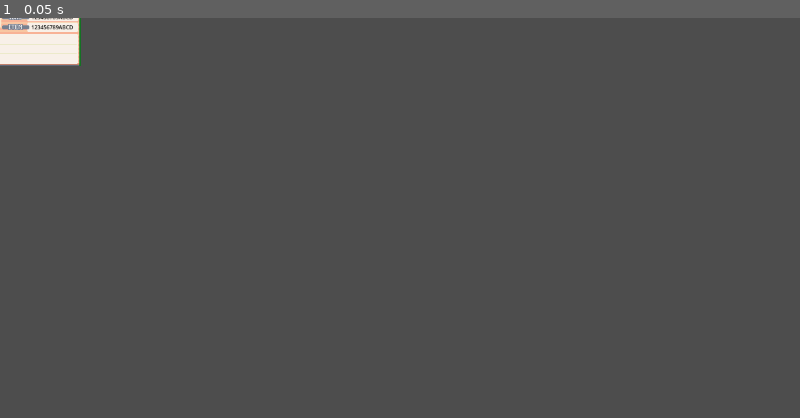
Above: before the commit, frame 1.
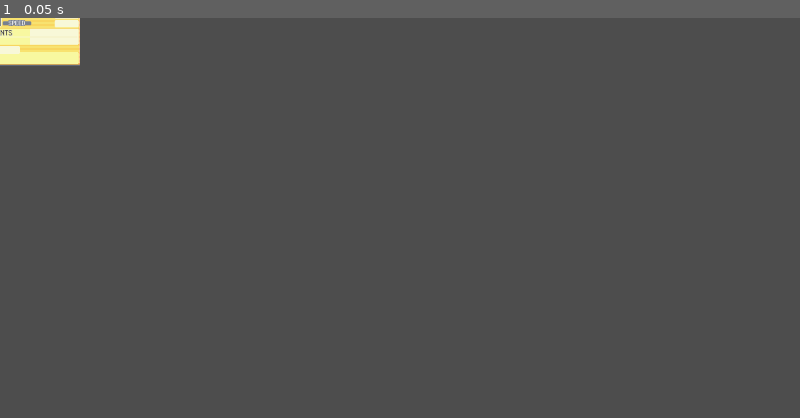
Above: after the commit, the same moment.

Repository: marinho112/pokemon
Game: Godot game, scene res://Nodes/Menus/menu_pokemon.tscn
Same seed, same stepped clock (60 frames per second), same inputs: the game is played once before the commit and once after it. This scene is started directly instead of the project's main scene.
Inputs:
- Up to frame 1 (0.05 s): no input

The runs differ from the first frame. In frame 1, 0.9% of the frame differs, in the area x 0-11%, y 0-12%.

Commit message:
menu_atributos

Diff:
--- /dev/null
+++ b/Nodes/Menus/menu_pokemon.tres
@@ -0,0 +1,7 @@
+[gd_resource type="AtlasTexture" load_steps=2 format=3 uid="uid://dt7btrmiyw02"]
+
+[ext_resource type="Texture2D" uid="uid://bwx2ervlayqsf" path="res://assets/menus/Pokemon Summary Menu.png" id="1_xox76"]
+
+[resource]
+atlas = ExtResource("1_xox76")
+region = Rect2(2, 181.5, 240, 143.5)
--- a/Nodes/Menus/menu_pokemon.tscn
+++ b/Nodes/Menus/menu_pokemon.tscn
@@ -1,17 +1,18 @@
-[gd_scene load_steps=14 format=3 uid="uid://cljxqhswaew5w"]
+[gd_scene load_steps=15 format=3 uid="uid://cljxqhswaew5w"]
 
 [ext_resource type="Texture2D" uid="uid://bwx2ervlayqsf" path="res://assets/menus/Pokemon Summary Menu.png" id="1_f76mv"]
 [ext_resource type="Script" path="res://Scripts/Menus/menu_pokemon.gd" id="1_o0vbi"]
 [ext_resource type="Texture2D" uid="uid://c4w054i0bbo2s" path="res://assets/menus/recursos/gender.png" id="2_cysit"]
 [ext_resource type="Texture2D" uid="uid://o0rw0miyrnht" path="res://Nodes/TileSets/atlas_texture_Tipos.tres" id="2_kinnj"]
-[ext_resource type="Texture2D" uid="uid://dc5c0icrf3s8h" path="res://assets/menus/subFundo242x144.png" id="2_rolfi"]
+[ext_resource type="Texture2D" uid="uid://bmnx4dlcafmye" path="res://assets/menus/subFundo240x144.png" id="2_kmlsk"]
+[ext_resource type="Texture2D" uid="uid://dt7btrmiyw02" path="res://Nodes/Menus/menu_pokemon.tres" id="3_5y78h"]
 [ext_resource type="Texture2D" uid="uid://bd720306al17j" path="res://assets/pokemons/Pokemon 1st 3rd Generation.png" id="4_pio8x"]
 
-[sub_resource type="AtlasTexture" id="AtlasTexture_ampss"]
+[sub_resource type="StyleBoxEmpty" id="StyleBoxEmpty_c280g"]
+
+[sub_resource type="AtlasTexture" id="AtlasTexture_4sa13"]
 atlas = ExtResource("1_f76mv")
-region = Rect2(2, 181, 242, 144)
-
-[sub_resource type="StyleBoxEmpty" id="StyleBoxEmpty_c280g"]
+region = Rect2(248.5, 241.5, 239.5, 143.5)
 
 [sub_resource type="AtlasTexture" id="AtlasTexture_ax0ta"]
 atlas = ExtResource("1_f76mv")
@@ -32,13 +33,13 @@
 [node name="menuPokemon" type="Node2D"]
 script = ExtResource("1_o0vbi")
 
+[node name="subFundo" type="Sprite2D" parent="."]
+texture = ExtResource("2_kmlsk")
+
 [node name="telaDescricao" type="Node2D" parent="."]
 
-[node name="subFundo" type="Sprite2D" parent="telaDescricao"]
-texture = ExtResource("2_rolfi")
-
 [node name="fundo" type="Sprite2D" parent="telaDescricao"]
-texture = SubResource("AtlasTexture_ampss")
+texture = ExtResource("3_5y78h")
 
 [node name="Tipo1" type="Sprite2D" parent="telaDescricao"]
 position = Vector2(63, -31.5)
@@ -105,12 +106,19 @@
 
 [node name="telaAtributos" type="Node2D" parent="."]
 
+[node name="fundo" type="Sprite2D" parent="telaAtributos"]
+texture = SubResource("AtlasTexture_4sa13")
+
 [node name="telaCaracteristicas" type="Node2D" parent="."]
+
+[node name="fundo" type="Sprite2D" parent="telaCaracteristicas"]
 
 [node name="telaMovimentos" type="Node2D" parent="."]
 
+[node name="fundo" type="Sprite2D" parent="telaMovimentos"]
+
 [node name="pokemonScreem" type="Sprite2D" parent="."]
-position = Vector2(-60.5, -30)
+position = Vector2(-59.5, -30)
 texture = SubResource("AtlasTexture_ax0ta")
 
 [node name="editLV" type="TextEdit" parent="pokemonScreem"]
Binary file added: assets/menus/subFundo240x144.png
Not shown, changed: assets/menus/subFundo240x144.png.import
Binary file removed: assets/menus/subFundo242x144.png
